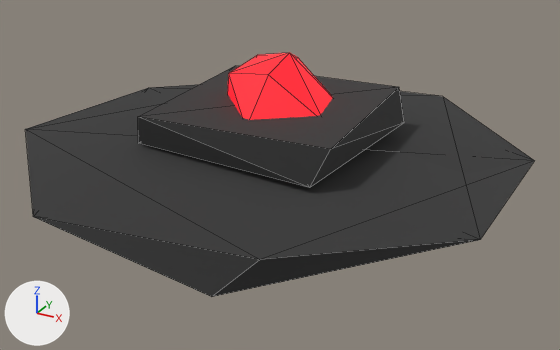
An edit to the glTF model Gangsta Wizards/Main/Card Shark Campaign/Weapons/Landmine.glb, drawn before and after from the same camera.
Camera for both pictures: a 50 mm camera at (0.327, -0.587, 0.267) aimed at (0.012, -0.014, -0.019). Lighting does not change. The marker at lower left points along +X, +Y and +Z. The older version comes first. Mesh edges are drawn as thin lines. Vertices at exactly the same position are counted once.

In view in the first picture: 'Mine'.
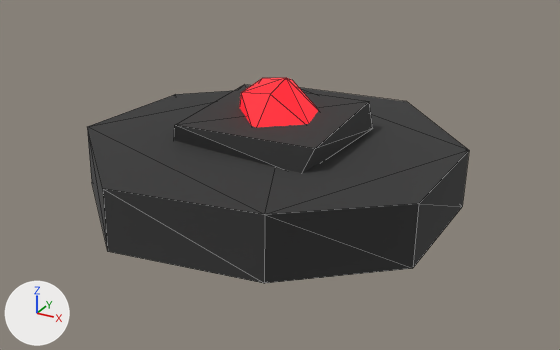
Location of each change, [x1, y1, x2, y2] in pixels of the pictures (560 x 350 px; the box of a moved part takes in the faces that stretch with it):
'Mine', reshaped (25% narrower, 16% shorter): before [25, 53, 534, 297]; after [87, 78, 469, 283]
part 1 of me_cylinder_002, moved or reshaped: before [138, 66, 404, 188]; after [174, 85, 373, 173]
part 2 of me_cylinder_002, moved or reshaped: before [227, 53, 333, 120]; after [240, 78, 318, 127]
part 3 of me_cylinder_002, rebuilt (25% narrower, 8% shorter): before [25, 85, 534, 297]; after [87, 88, 469, 283]

Patch to the scene script:
```diff
--- a/Gangsta Wizards/Main/Card Shark Campaign/Weapons/Landmine.glb.py
+++ b/Gangsta Wizards/Main/Card Shark Campaign/Weapons/Landmine.glb.py
@@ me_cylinder_002 @@
 # used by ob_mine; location = (0.0, 0.0, 0.0)
-me_cylinder_002.from_pydata(...)  # 28 vertices, 41 faces; spans x -0.222..0.216, y -0.222..0.216, z -0.015..0.092
+me_cylinder_002.from_pydata(...)  # 34 vertices, 53 faces; spans x -0.163..0.162, y -0.164..0.162, z -0.051..0.069
+# me_cylinder_002 part 1: the loose piece of 8 vertices spanning x -0.094..0.094, y -0.094..0.094, z 0.015..0.046 is scaled about the mesh origin by 0.75
+# me_cylinder_002 part 2: the loose piece of 10 vertices spanning x -0.055..0.057, y -0.059..0.049, z 0.039..0.092 is scaled about the mesh origin by 0.75
+# me_cylinder_002 part 3: the loose piece of 10 vertices spanning x -0.222..0.216, y -0.222..0.216, z -0.015..0.015 is rebuilt with 16 vertices and now spans x -0.163..0.162, y -0.164..0.162, z -0.051..0.018
 me_cylinder_002.materials.append(mat_mine_metal)
```
